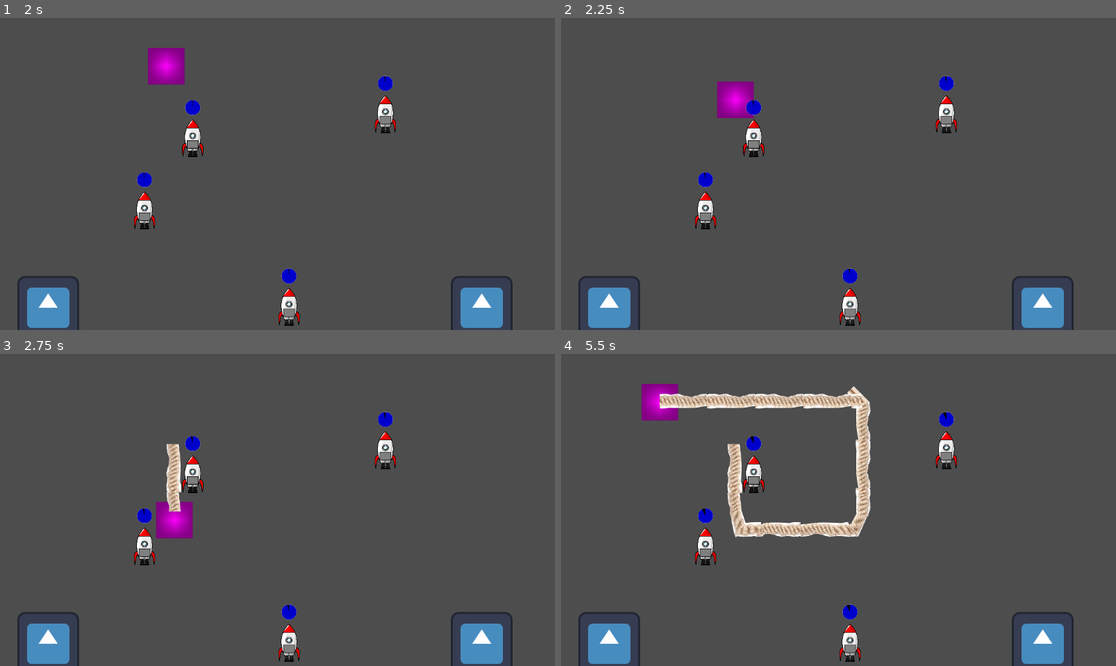
Above: before the commit, frames 1-4 (two rows, left to right).
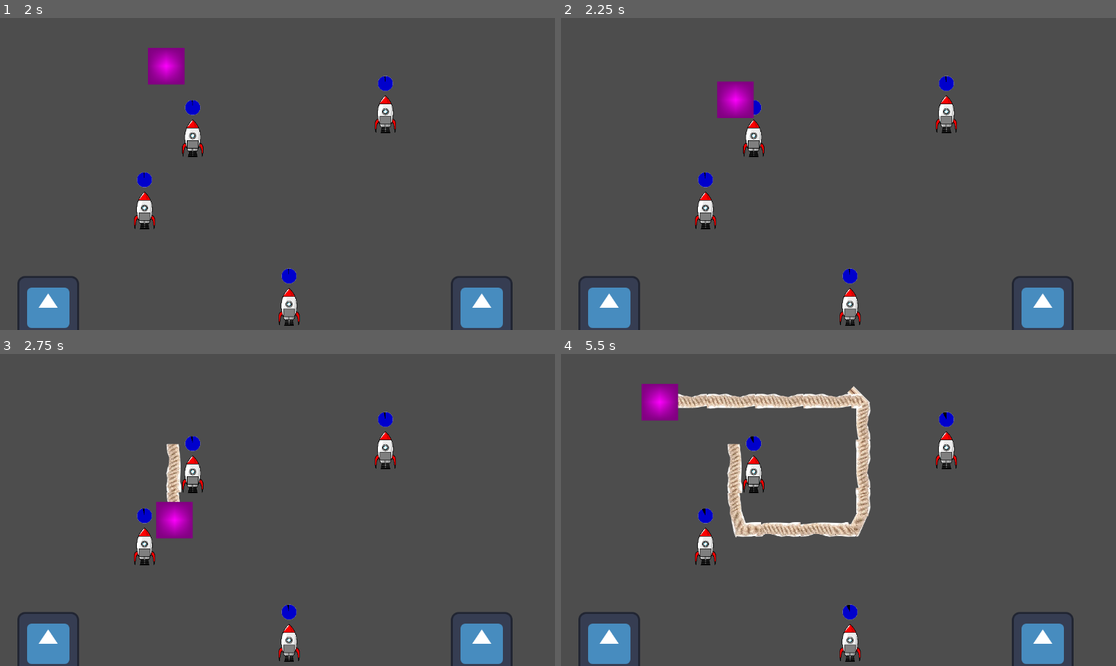
Above: after the commit, the same moments.

Repository: kylekolp/GMTKGameJam2026
Game: Godot game, scene res://src/core/MainGame.tscn
Two runs of this game, one before a commit and one after it. Both use one fixed random seed, a clock stepped at 60 frames per second and the inputs below. The engine's default icon, where the game draws it, is replaced by a stand-in: a white triangle on a blue panel in a dark square. Sound files missing from this copy of the repository are replaced by a short silence.
Inputs (mouse positions are in pixels of both pictures, inside the frame that each line leads up to):
- Up to frame 1 (2 s): click "Start Game" at 0.5 s; tap Enter at 1.25 s; move the mouse to (399, 158) at 1.27 s; hold D (Move_Right) from 1.28 s (still down)
- Up to frame 2 (2.25 s): move the mouse to (727, 189) at 2.02 s; release D (Move_Right) at 2.03 s; hold S (Move_Down) from 2.03 s (still down)
- Up to frame 3 (2.75 s): keep holding S (Move_Down)
- Up to frame 4 (5.5 s): move the mouse to (894, 441) at 2.77 s; release S (Move_Down) at 2.78 s; hold D (Move_Right) 2.78-3.53 s; move the mouse to (810, 572) at 3.52 s; hold W (Move_Up) 3.53-4.28 s; move the mouse to (1005, 556) at 4.27 s; hold A (Move_Left) from 4.28 s (still down); move the mouse to (672, 463) at 5.02 s

Frame 1 is identical in both runs. In frame 2, less than 0.1% of the frame differs, in the area x 33-35%, y 26-32%; in frame 3, less than 0.1%; in frame 4, 0.2%, in the area x 17-22%, y 12-18%.

Commit message:
Added fire damage which burns the rope the player is holding if hit

Diff:
--- a/project.godot
+++ b/project.godot
@@ -44,6 +44,7 @@
 Player="The player character"
 Rocket="The fireworks"
 Fire="Fire"
+RopeFire="The fire that burns along the fuses"
 
 [input]
 
--- a/src/gameplay/entities/Fire/Entity_Fire.gd
+++ b/src/gameplay/entities/Fire/Entity_Fire.gd
@@ -3,5 +3,5 @@
 func _on_area_2d_body_entered(body: Node2D) -> void:
 	var bodyGroups: Array[StringName] = body.get_groups()
 
-	if "Player" in bodyGroups and body.currentRope.is_drawing:
+	if "Player" in bodyGroups and body.currentRope and body.currentRope.is_drawing:
 		body.currentRope.stop_drawing()
--- a/src/gameplay/entities/Fire/Entity_Fire.tscn
+++ b/src/gameplay/entities/Fire/Entity_Fire.tscn
@@ -7,6 +7,7 @@
 size = Vector2(77, 78)
 
 [node name="EntityFire" type="Node2D" unique_id=1191729301]
+z_index = 1
 script = ExtResource("1_fej27")
 
 [node name="Sprite2D" type="Sprite2D" parent="." unique_id=564261856]
--- a/src/gameplay/entities/Fire/Entity_FireBurnRope.gd
+++ b/src/gameplay/entities/Fire/Entity_FireBurnRope.gd
@@ -13,6 +13,7 @@
 	parentRope = get_parent()
 
 func _process(delta: float) -> void:
+
 	if movingTween != null and movingTween.is_running():
 		return
 
@@ -27,3 +28,11 @@
 func FireBurnComplete() -> void:
 	FireTravelComplete.emit(self)
 	queue_free()
+
+
+func _on_area_2d_body_entered(body: Node2D) -> void:
+	var bodyGroups : Array[StringName] = body.get_groups()
+
+	if "Player" in bodyGroups:
+		var playerObj : Player = body as Player
+		playerObj.FireDamagePlayer(self)
--- a/src/gameplay/entities/Fire/Entity_FireBurnRope.tscn
+++ b/src/gameplay/entities/Fire/Entity_FireBurnRope.tscn
@@ -2,6 +2,9 @@
 
 [ext_resource type="Texture2D" uid="uid://cjayplixmr5h6" path="res://Assets/Fire.png" id="1_ftjwe"]
 [ext_resource type="Script" uid="uid://c1wtcx3qj52vm" path="res://src/gameplay/entities/Fire/Entity_FireBurnRope.gd" id="1_ydwmt"]
+
+[sub_resource type="CircleShape2D" id="CircleShape2D_bai2n"]
+radius = 20.0
 
 [node name="FireBurnRope" type="Node2D" unique_id=1880901521]
 script = ExtResource("1_ydwmt")
@@ -9,3 +12,13 @@
 [node name="Sprite2D" type="Sprite2D" parent="." unique_id=1967241812]
 scale = Vector2(0.1, 0.1)
 texture = ExtResource("1_ftjwe")
+
+[node name="Area2D" type="Area2D" parent="." unique_id=1116366981 groups=["RopeFire"]]
+collision_layer = 4
+collision_mask = 4
+
+[node name="CollisionShape2D" type="CollisionShape2D" parent="Area2D" unique_id=960159316]
+position = Vector2(0, 5)
+shape = SubResource("CircleShape2D_bai2n")
+
+[connection signal="body_entered" from="Area2D" to="." method="_on_area_2d_body_entered"]
--- a/src/gameplay/entities/Rocket/Entity_Rocket.tscn
+++ b/src/gameplay/entities/Rocket/Entity_Rocket.tscn
@@ -28,6 +28,7 @@
 fill_to = Vector2(0, 0)
 
 [node name="Rocket" type="Node2D" unique_id=1733741076]
+z_index = 1
 script = ExtResource("1_o8uc8")
 
 [node name="Sprite2D" type="Sprite2D" parent="." unique_id=1540493977]
--- a/src/gameplay/entities/Rope/Entity_Rope.gd
+++ b/src/gameplay/entities/Rope/Entity_Rope.gd
@@ -80,3 +80,6 @@
 
 	if ropeHealth == 0:
 		queue_free()
+
+func BurnRope() -> void:
+	queue_free()
--- a/src/gameplay/entities/player/Entity_Player.gd
+++ b/src/gameplay/entities/player/Entity_Player.gd
@@ -7,11 +7,14 @@
 
 var entityRoot : Node2D
 
+@onready var animator : AnimationPlayer = $AnimationPlayer
+
 func _ready() -> void:
 	entityRoot = get_parent()
 	return
 
 func _physics_process(delta: float) -> void:
+
 	var direction:= Input.get_vector("Move_Left", "Move_Right", "Move_Up", "Move_Down")
 
 	velocity = direction * movement_speed
@@ -22,8 +25,6 @@
 	if currentRope == null:
 		currentRope = CreateRope(Vector2(0,0))
 		currentRope.RopeComplete.connect(DropRopeOnComplete)
-
-	#await get_tree().process_frame
 
 	currentRope.start_drawing()
 
@@ -54,3 +55,10 @@
 	newRope.position = position
 
 	return newRope
+
+#push the player back a bit and burn the rope they are holding
+func FireDamagePlayer(enemy : Entity_FireBurnRope) -> void:
+	animator.play("TakeDamage")
+	if currentRope != null:
+		currentRope.BurnRope()
+		currentRope = null
--- a/src/gameplay/entities/player/Entity_Player.tscn
+++ b/src/gameplay/entities/player/Entity_Player.tscn
@@ -7,7 +7,47 @@
 [sub_resource type="RectangleShape2D" id="RectangleShape2D_bai2n"]
 size = Vector2(76, 78)
 
+[sub_resource type="Animation" id="Animation_2tk31"]
+length = 0.001
+tracks/0/type = "value"
+tracks/0/imported = false
+tracks/0/enabled = true
+tracks/0/path = NodePath("Sprite2D:modulate")
+tracks/0/interp = 1
+tracks/0/loop_wrap = true
+tracks/0/keys = {
+"times": PackedFloat32Array(0),
+"transitions": PackedFloat32Array(1),
+"update": 0,
+"values": [Color(1, 1, 1, 1)]
+}
+
+[sub_resource type="Animation" id="Animation_fok4k"]
+resource_name = "TakeDamage"
+length = 0.5
+tracks/0/type = "value"
+tracks/0/imported = false
+tracks/0/enabled = true
+tracks/0/path = NodePath("Sprite2D:modulate")
+tracks/0/interp = 1
+tracks/0/loop_wrap = true
+tracks/0/keys = {
+"times": PackedFloat32Array(0, 0.1, 0.26666668, 0.35205948, 0.5),
+"transitions": PackedFloat32Array(1, 1, 1, 1, 1),
+"update": 0,
+"values": [Color(1, 1, 1, 1), Color(0.87, 0, 0, 1), Color(1, 1, 1, 1), Color(0.71, 0, 0, 1), Color(1, 1, 1, 1)]
+}
+
+[sub_resource type="AnimationLibrary" id="AnimationLibrary_77yeb"]
+_data = {
+&"RESET": SubResource("Animation_2tk31"),
+&"TakeDamage": SubResource("Animation_fok4k")
+}
+
 [node name="Player" type="CharacterBody2D" unique_id=526542025 groups=["Player"]]
+z_index = 2
+collision_layer = 5
+collision_mask = 5
 script = ExtResource("1_khxic")
 movement_speed = 350.0
 
@@ -17,3 +57,6 @@
 
 [node name="CollisionShape2D" type="CollisionShape2D" parent="." unique_id=1902461312]
 shape = SubResource("RectangleShape2D_bai2n")
+
+[node name="AnimationPlayer" type="AnimationPlayer" parent="." unique_id=610364512]
+libraries/ = SubResource("AnimationLibrary_77yeb")
